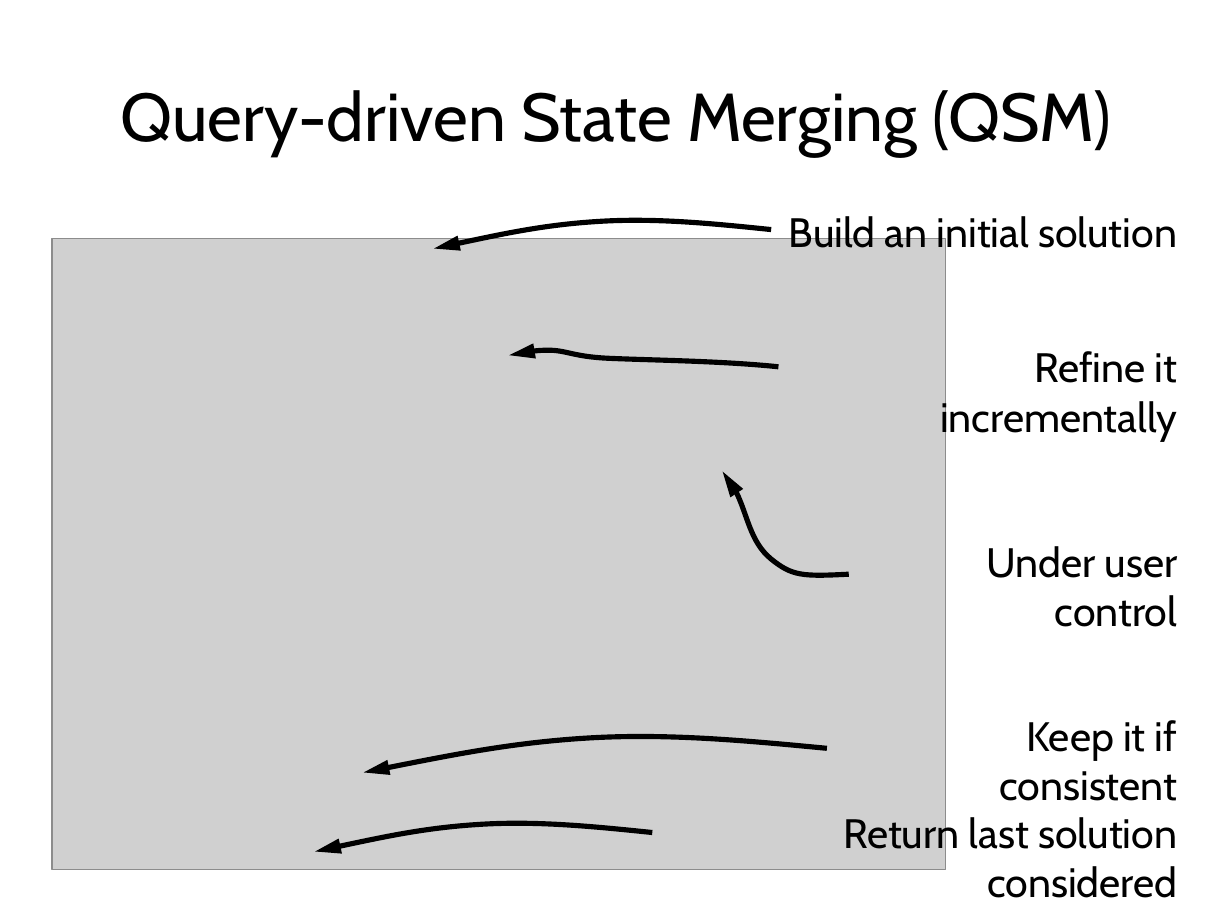
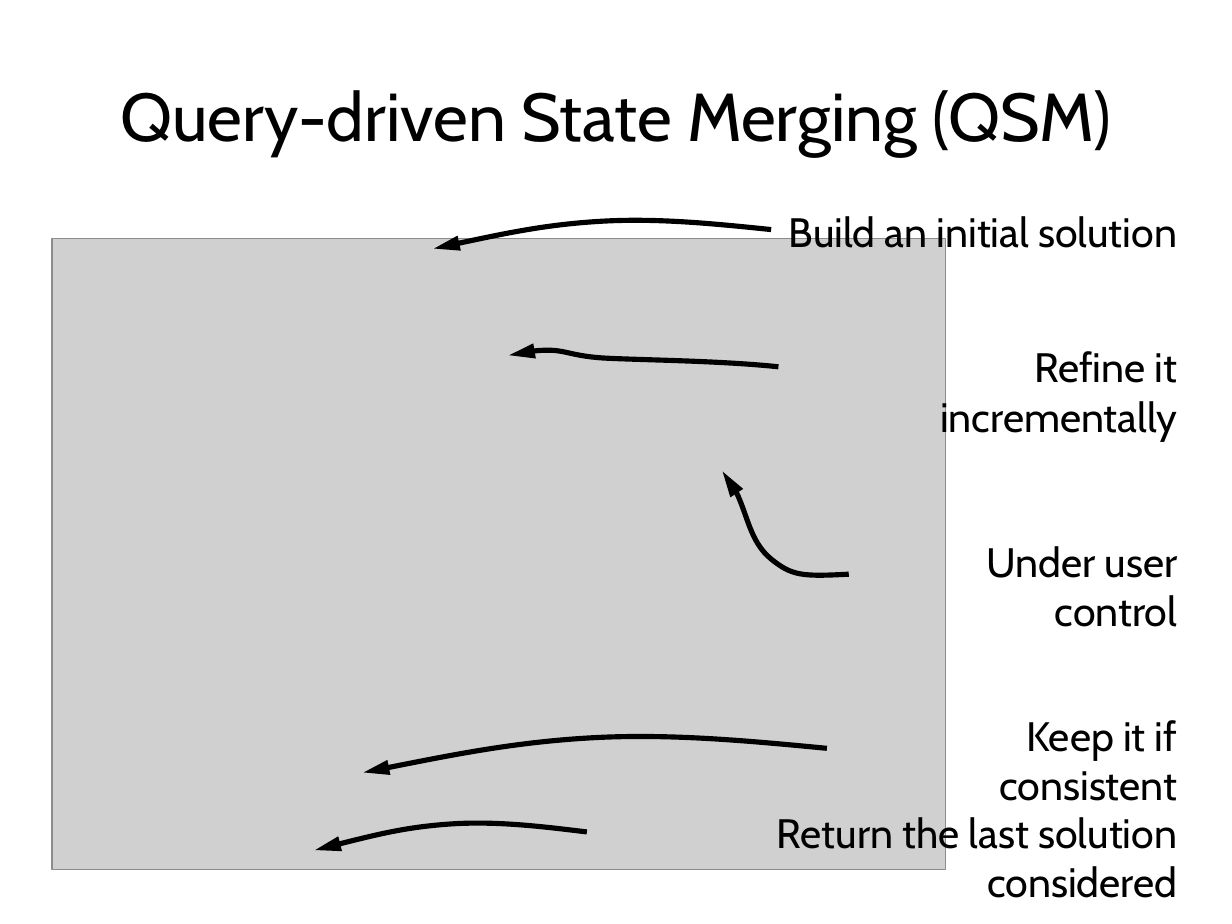
Before and after one commit to blambeau/phd, a slide deck: slide 40 of private-defense/slides.pptx (slide 38 before the commit). Drawn at 1232x924 pixels with LibreOffice and Linux fonts; fonts in the diff are those of the drawing; grey boxes stand for pictures. Boxes give left, top, right and bottom in pixels: in the first picture for what was removed or moved away, otherwise in the second. Text is boxed around its words. In the diff, an @@ line names an element or a change of style, - is before the commit and + after.

```diff
--- a/private-defense/slides.pptx
+++ b/private-defense/slides.pptx
@@ freeform shape: place and size @@
-freeform shape at <box>315,821,653,851</box>
+freeform shape at <box>315,821,586,850</box>
@@ text at <box>777,814,1177,898</box>: text changed @@
-Return last solution considered
+Return the last solution considered
```
Also in this commit, not shown: 18 other slides changed, 14 slides added, 23 slides removed, 14 other files.
